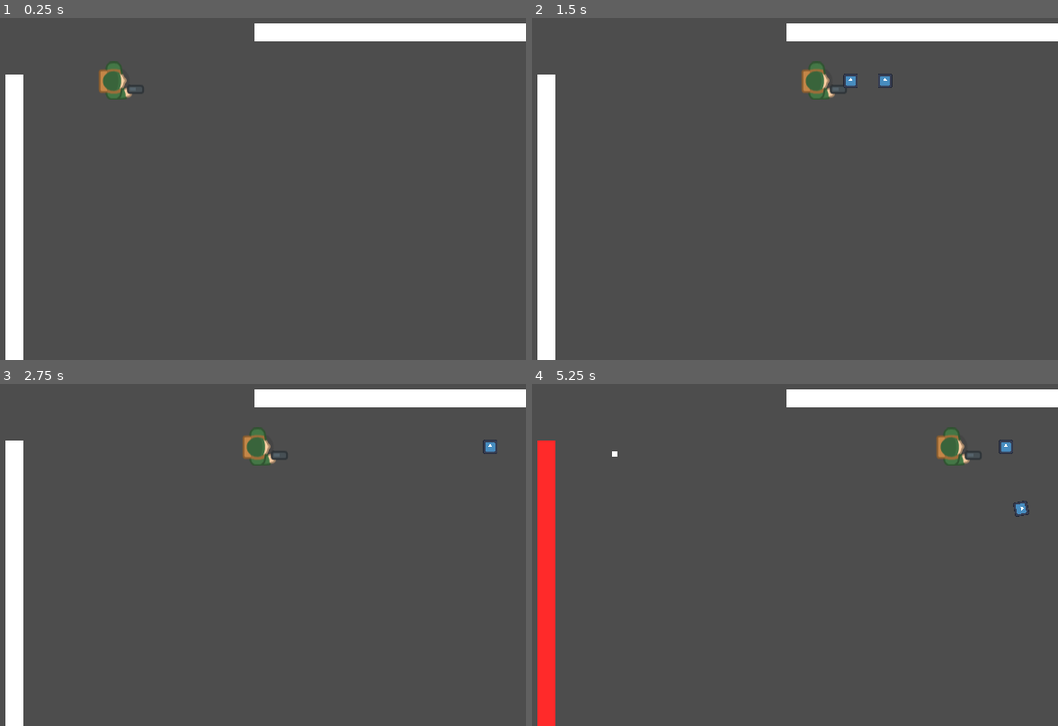
Above: before the commit, frames 1-4 (two rows, left to right).
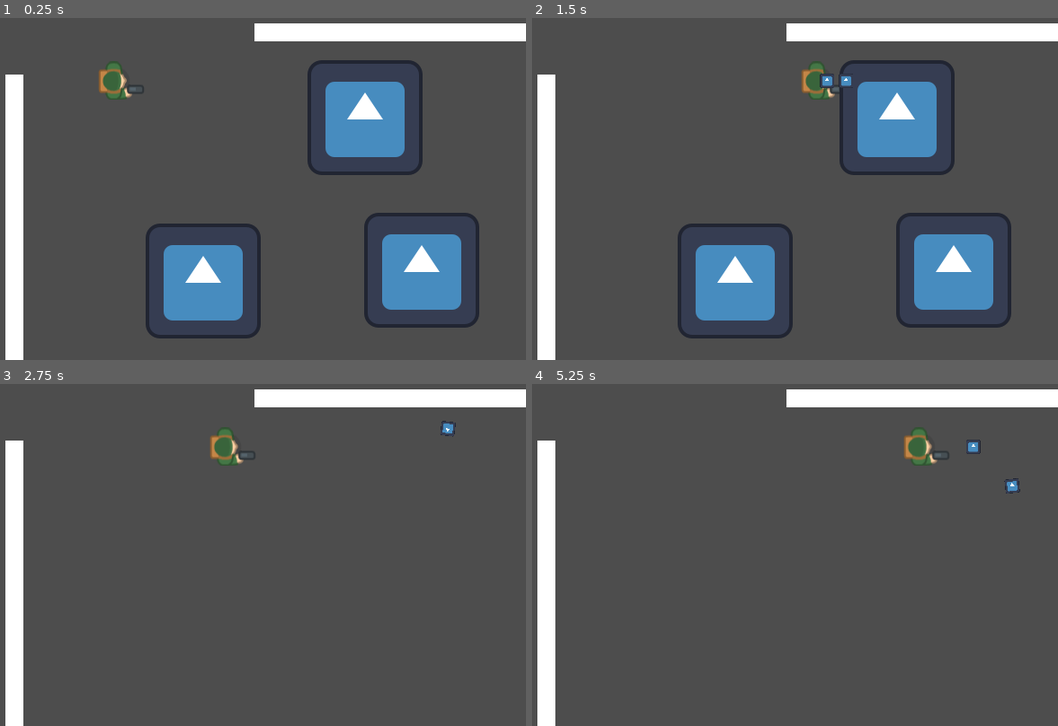
Above: after the commit, the same moments.

Repository: Quinn-Donnelly/physics-docs-demo
Game: Godot game, scene res://bounce_and_collide.tscn
Two runs of this game, one before a commit and one after it. Both use one fixed random seed, a clock stepped at 60 frames per second and the inputs below. The engine's default icon, where the game draws it, is replaced by a stand-in: a white triangle on a blue panel in a dark square.
Inputs (mouse positions are in pixels of both pictures, inside the frame that each line leads up to):
- Up to frame 1 (0.25 s): no input
- Up to frame 2 (1.5 s): tap Enter at 0.5 s; move the mouse to (858, 137) at 0.52 s; hold D (right) from 0.53 s (still down); tap G (grenade) at 0.6, 1.35 s; tap Space (jump) at 0.77 s; move the mouse to (553, 178) at 1.27 s
- Up to frame 3 (2.75 s): tap Space (jump) at 1.52 s; move the mouse to (236, 435) at 2.02 s; release D (right) at 2.03 s; hold A (left) from 2.03 s (still down); click (236, 435) at 2.1 s; tap G (grenade) at 2.3 s
- Up to frame 4 (5.25 s): move the mouse to (663, 606) at 2.77 s; release A (left) at 2.78 s; hold D (right) 2.78-4.28 s; tap G (grenade) at 2.85, 3.6, 4.55, 5.1 s; tap Space (jump) at 3.02, 3.77, 4.52 s; move the mouse to (915, 585) at 3.52 s; move the mouse to (outside the picture) at 4.27 s; hold A (left) 4.28-5.03 s; click (outside the picture) at 4.35 s; move the mouse to (731, 524) at 5.02 s; hold D (right) from 5.03 s (still down)

The runs differ from the first frame. In frame 1, 12% of the frame differs, in the area x 27-92%, y 12-94%; in frame 2, 13%; in frame 3, 0.9%; in frame 4, 3.9%.

Commit message:
feat: explosion now applies to dummies

Diff:
--- a/bounce_and_collide.tscn
+++ b/bounce_and_collide.tscn
@@ -1,11 +1,15 @@
-[gd_scene load_steps=5 format=3 uid="uid://dfet1cgypfom2"]
+[gd_scene load_steps=7 format=3 uid="uid://dfet1cgypfom2"]
 
 [ext_resource type="Script" uid="uid://bw30hkjw04le" path="res://player.gd" id="1_6jxo0"]
 [ext_resource type="Texture2D" uid="uid://cwhah7m5urcoe" path="res://assets/soldier1_gun.png" id="2_wnpta"]
 [ext_resource type="PackedScene" uid="uid://bucigqlq6k64b" path="res://wall.tscn" id="3_wrjm7"]
+[ext_resource type="Texture2D" uid="uid://bguqcw3nf1n7" path="res://icon.svg" id="4_jsg6b"]
 
 [sub_resource type="CircleShape2D" id="1"]
 radius = 22.0227
+
+[sub_resource type="RectangleShape2D" id="RectangleShape2D_4ih6o"]
+size = Vector2(128, 128)
 
 [node name="BounceandCollide" type="Node"]
 
@@ -39,3 +43,36 @@
 [node name="Wall4" parent="Walls" instance=ExtResource("3_wrjm7")]
 position = Vector2(231.425, 302.296)
 rotation = 1.5708
+
+[node name="dummy" type="RigidBody2D" parent="."]
+position = Vector2(684, 350)
+gravity_scale = 0.0
+metadata/_edit_group_ = true
+
+[node name="Sprite2D" type="Sprite2D" parent="dummy"]
+texture = ExtResource("4_jsg6b")
+
+[node name="CollisionShape2D" type="CollisionShape2D" parent="dummy"]
+shape = SubResource("RectangleShape2D_4ih6o")
+
+[node name="dummy2" type="RigidBody2D" parent="."]
+position = Vector2(441, 362)
+gravity_scale = 0.0
+metadata/_edit_group_ = true
+
+[node name="Sprite2D" type="Sprite2D" parent="dummy2"]
+texture = ExtResource("4_jsg6b")
+
+[node name="CollisionShape2D" type="CollisionShape2D" parent="dummy2"]
+shape = SubResource("RectangleShape2D_4ih6o")
+
+[node name="dummy3" type="RigidBody2D" parent="."]
+position = Vector2(621, 180)
+gravity_scale = 0.0
+metadata/_edit_group_ = true
+
+[node name="Sprite2D" type="Sprite2D" parent="dummy3"]
+texture = ExtResource("4_jsg6b")
+
+[node name="CollisionShape2D" type="CollisionShape2D" parent="dummy3"]
+shape = SubResource("RectangleShape2D_4ih6o")
--- a/project.godot
+++ b/project.godot
@@ -12,7 +12,7 @@
 
 config/name="using_character_body_2d"
 run/main_scene="uid://dfet1cgypfom2"
-config/features=PackedStringArray("4.4")
+config/features=PackedStringArray("4.5")
 config/icon="res://icon.svg"
 
 [display]
--- a/quinn-things/grenade.gd
+++ b/quinn-things/grenade.gd
@@ -5,6 +5,8 @@
 var gravity = 400.0
 var has_bounced: bool = false
 var explosion_timer: Timer
+var explode: bool = false
+@export var explosion_radius: float = 1000
 
 func start(p: Vector2, r: float):
 	global_position = p
@@ -17,12 +19,27 @@
 	explosion_timer = Timer.new()
 	explosion_timer.one_shot = true
 	get_tree().root.add_child(explosion_timer)
-	explosion_timer.timeout.connect(self._go_boom)
+	explosion_timer.timeout.connect(self._set_explode)
 	explosion_timer.start(1)
 
 func _physics_process(_delta):
-	pass
+	if explode:
+		_go_boom()
 
 func _go_boom() -> void:
-	print("boom")
+	var query: PhysicsShapeQueryParameters2D = PhysicsShapeQueryParameters2D.new()
+	query.collide_with_areas = true
+	var shape: Shape2D = CircleShape2D.new()
+	shape.radius = explosion_radius
+	query.shape = shape
+	query.exclude = [self]
+
+	var results: Array[Dictionary] = get_world_2d().direct_space_state.intersect_shape(query)
+	for result in results:
+		var obj: Object = result.collider
+		if obj.has_method("apply_impulse"):
+			obj.apply_impulse((obj.global_position - global_position) * 3)
 	queue_free()
+
+func _set_explode() -> void:
+	explode = true
Not shown, changed: assets/soldier1_gun.png.import
Not shown, changed: icon.svg.import
